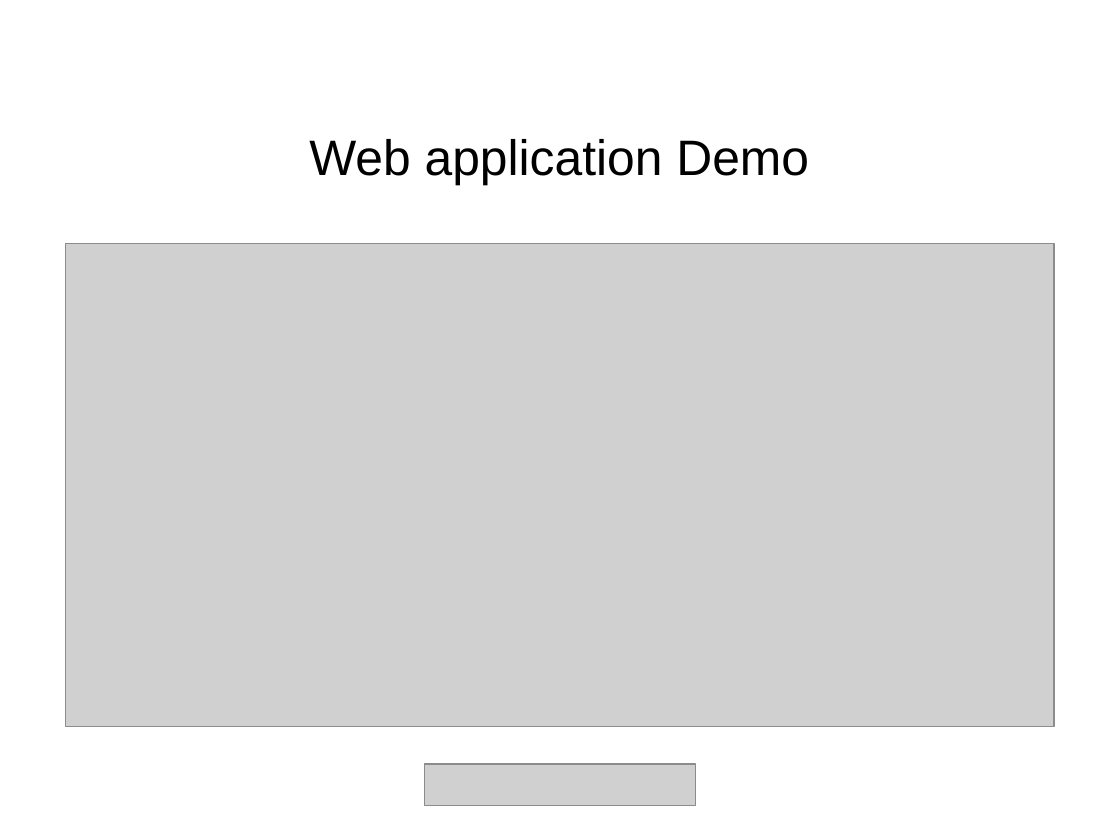
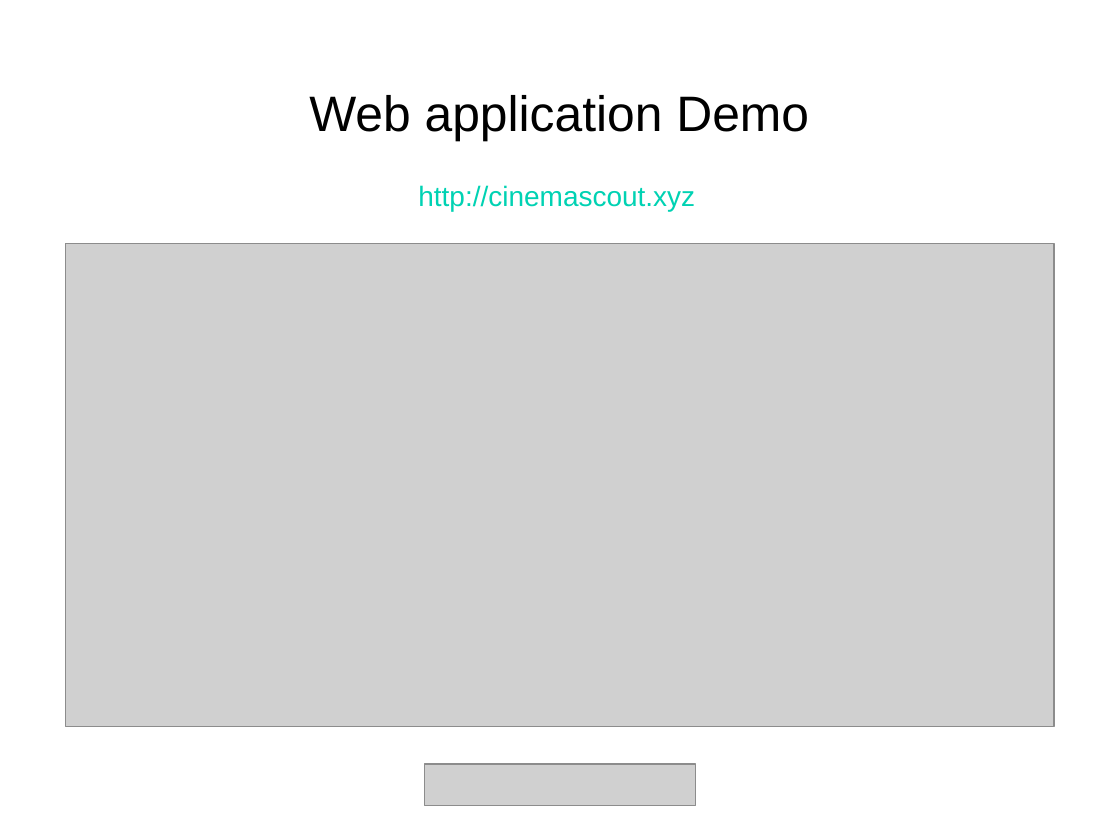
Before and after one commit to nJ3ahxac/seng2021_project, a slide deck: slide 4 of Deliverables/week8.ppt. Drawn at 1120x840 pixels with LibreOffice and Linux fonts; fonts in the diff are those of the drawing; grey boxes stand for pictures. Boxes give left, top, right and bottom in pixels: in the first picture for what was removed or moved away, otherwise in the second. Text is boxed around its words. In the diff, an @@ line names an element or a change of style, - is before the commit and + after.

```diff
--- a/Deliverables/week8.ppt
+++ b/Deliverables/week8.ppt
@@ text "Web application Demo": place and size @@
-text "Web application Demo" at <box>309,139,809,186</box>
+text "Web application Demo" at <box>309,95,809,141</box>
@@ text added at <box>418,185,695,211</box>, 18 pt, text #00D2B3 @@
+http://cinemascout.xyz
```
Also in this commit, not shown: 1 slide added, 1 slide removed.
